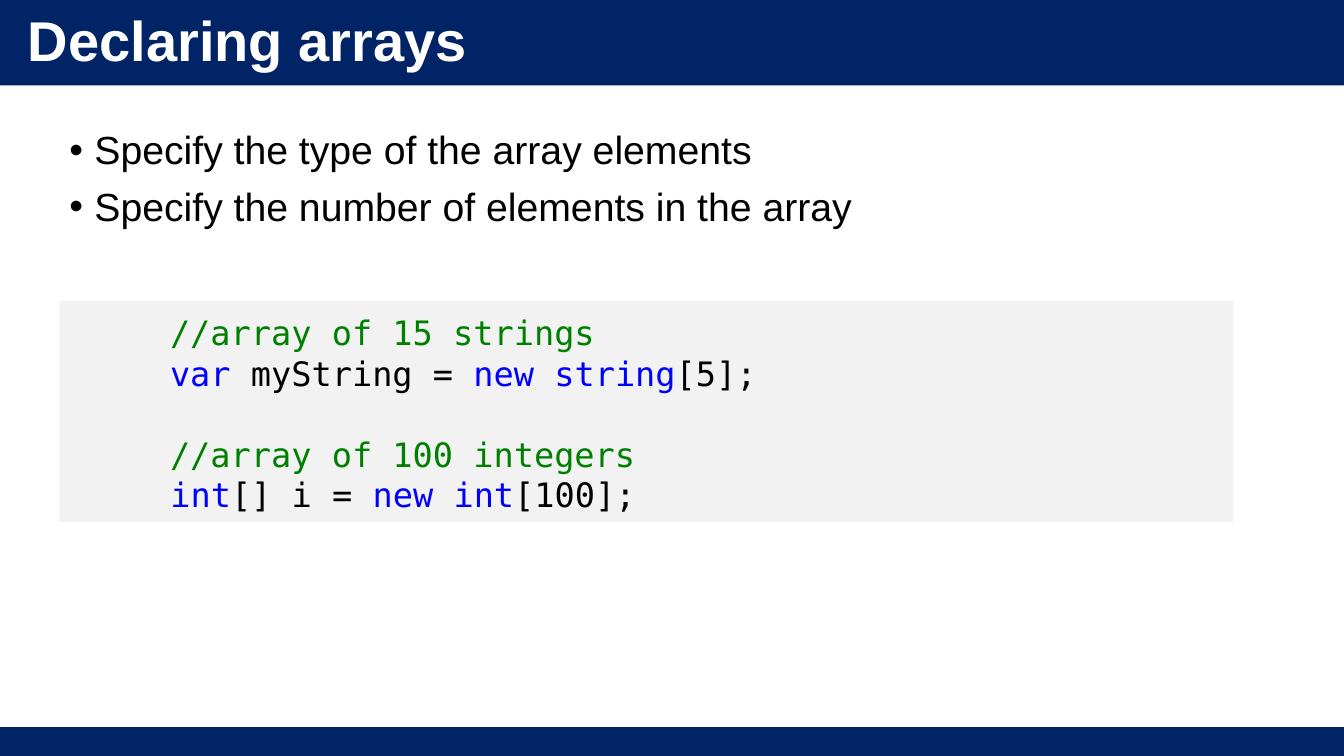
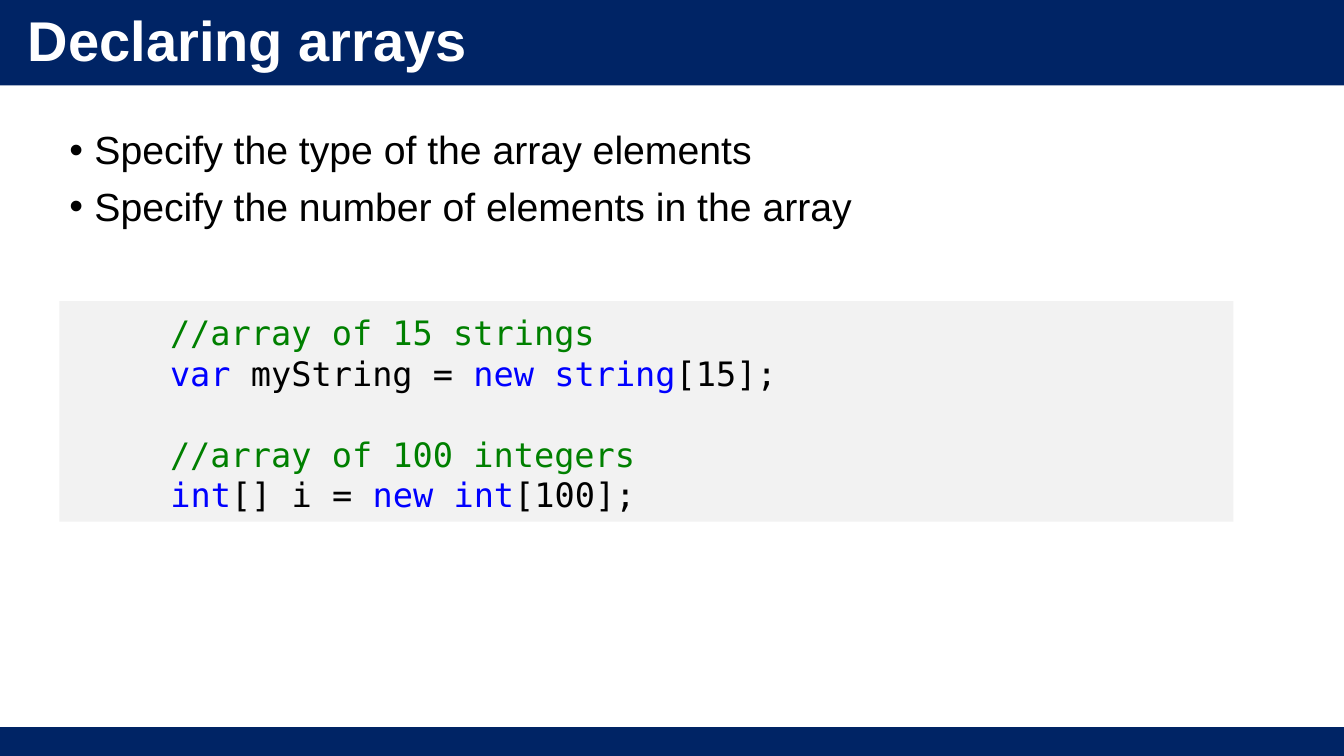
Before and after one commit to basilsmith/WIUT, a slide deck: slide 12 of FunPro/C#/Lectures/lecture5.pptx. Drawn at 1344x756 pixels with LibreOffice and Linux fonts; fonts in the diff are those of the drawing; background and template pictures are left out. Boxes give left, top, right and bottom in pixels: in the first picture for what was removed or moved away, otherwise in the second. Text is boxed around its words. In the diff, an @@ line names an element or a change of style, - is before the commit and + after.

```diff
--- a/FunPro/C#/Lectures/lecture5.pptx
+++ b/FunPro/C#/Lectures/lecture5.pptx
@@ text in rectangle at bbox=[170, 360, 776, 394]: text changed @@
-var myString = new string[5];
+var myString = new string[15];
```
Also in this commit, not shown: 51 other files.
